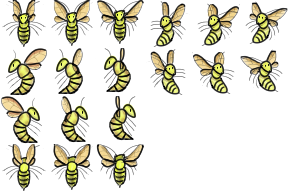
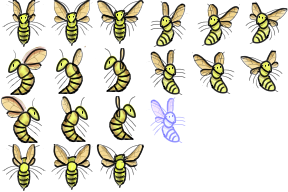
Comparing the layer stacks of the two 288×192 images. Changes:
added group "Left up 1" with 25 layers above "Right down 3" over [128, 71, 186, 143]
added group "Right down 1" (1st of 2, in "Left up 1") (50%) with 19 layers in group "Left up 1" over [128, 71, 186, 143]
added group "Line" (3rd of 21, in "Left up 1" › "Right down 1") with 9 layers in group "Right down 1" over [128, 71, 186, 143]
added layer "Legs" (1st of 19, in "Left up 1" › "Right down 1" › "Line") in group "Line" over [128, 71, 186, 143]
added layer "Tactiles" (1st of 7, in "Left up 1" › "Right down 1" › "Line") in group "Line" over [128, 71, 186, 143]
painted on "Patterns" (10th of 36, in "Left down 3" › "Drawings" › "Wings") over [1, 45, 186, 143]
painted on "Wings" (8th of 31, in "Up 3" › "Shadows") over [1, 45, 186, 143]
painted on "Front wings" (8th of 12, in "Up 3" › "Line") over [1, 45, 186, 143]
painted on "Base" (17th of 24, in "Up 1" › "Drawing" › "Wings") over [1, 45, 186, 143]
painted on "Body" (10th of 24, in "Right 3" › "Shade") over [64, 45, 186, 143]
painted on "Tactile" (3rd of 10, in "Right 3" › "Line") over [64, 45, 186, 128]
painted on "Head and body" (8th of 13, in "Right 3" › "Draw") over [64, 45, 186, 143]
painted on "Body" (14th of 24, in "Left 2" › "Shade") over [1, 45, 128, 128]
painted on "Contour" (5th of 6, in "Left 2" › "Line" › "Head") over [1, 45, 128, 128]
painted on "Head and body" (12th of 13, in "Left 2" › "Draw") over [1, 45, 128, 128]
painted on "Wings" (28th of 31, in "Down 2" › "Shadows") over [1, 45, 128, 128]
painted on "Front wings" (11th of 12, in "Down 2" › "Line") over [1, 45, 128, 128]
painted on "Base" (23rd of 24, in "Down 2" › "Drawing" › "Wings") over [1, 45, 128, 128]
painted on "Front wings" (12th of 12, in "Down 1" › "Line") over [1, 45, 186, 128]
painted on "Base" (24th of 24, in "Down 1" › "Drawing" › "Wings") over [1, 45, 186, 128]
…and 30 more changes (16 added, 13 painted, 1 visibility)
